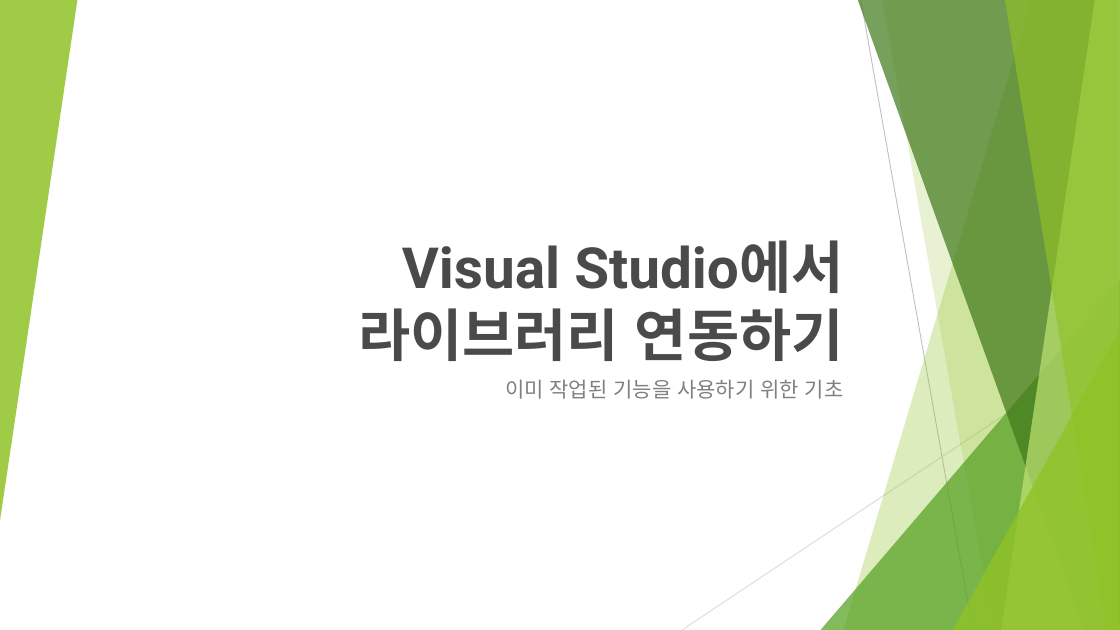
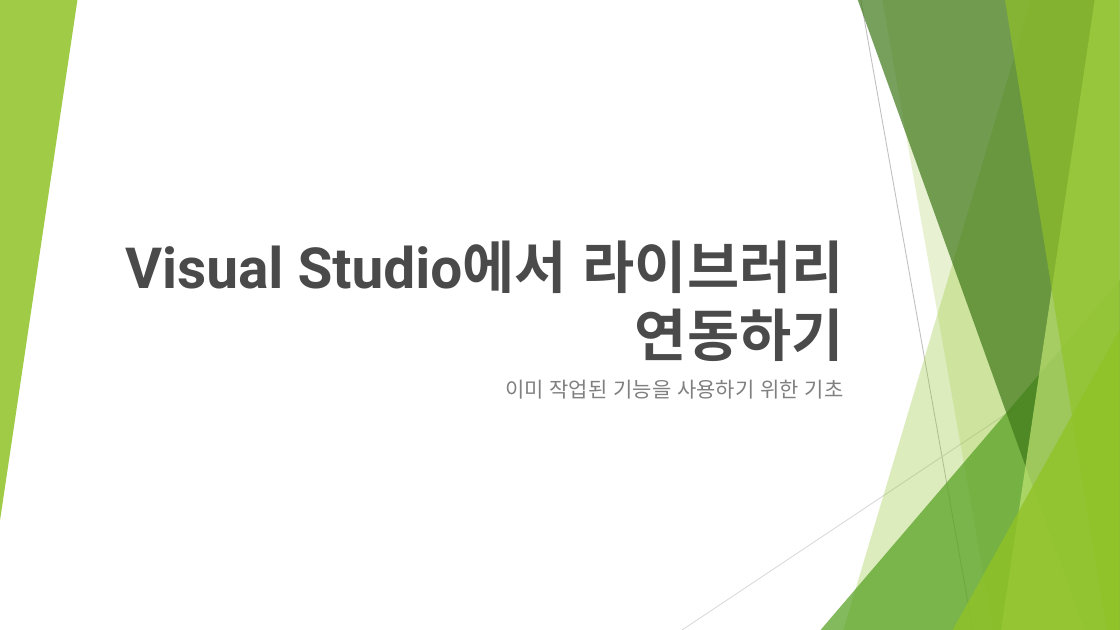
Before and after one commit to EavanKim/LibraryLinkExample, a slide deck: slide 1 of Visual Studio에서 라이브러리 연동하기.pptx. Drawn at 1120x630 pixels with LibreOffice and Linux fonts; fonts in the diff are those of the drawing. Boxes give left, top, right and bottom in pixels: in the first picture for what was removed or moved away, otherwise in the second. Text is boxed around its words. In the diff, an @@ line names an element or a change of style, - is before the commit and + after.

Commit message:
Update Visual Studio에서 라이브러리 연동하기.pptx
문구 수정

```diff
--- a/Visual Studio에서 라이브러리 연동하기.pptx
+++ b/Visual Studio에서 라이브러리 연동하기.pptx
@@ title "Visual Studio에서 라이브러리 연동하기" rewrapped from bbox=[358, 240, 844, 361] to bbox=[125, 240, 844, 361] @@
```
Also in this commit, not shown: 3 other slides changed.
